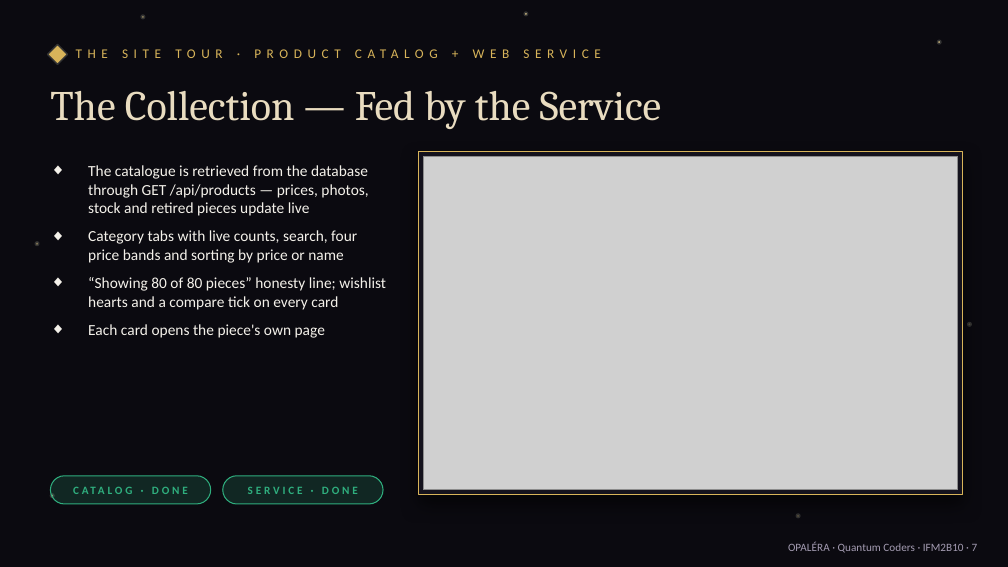
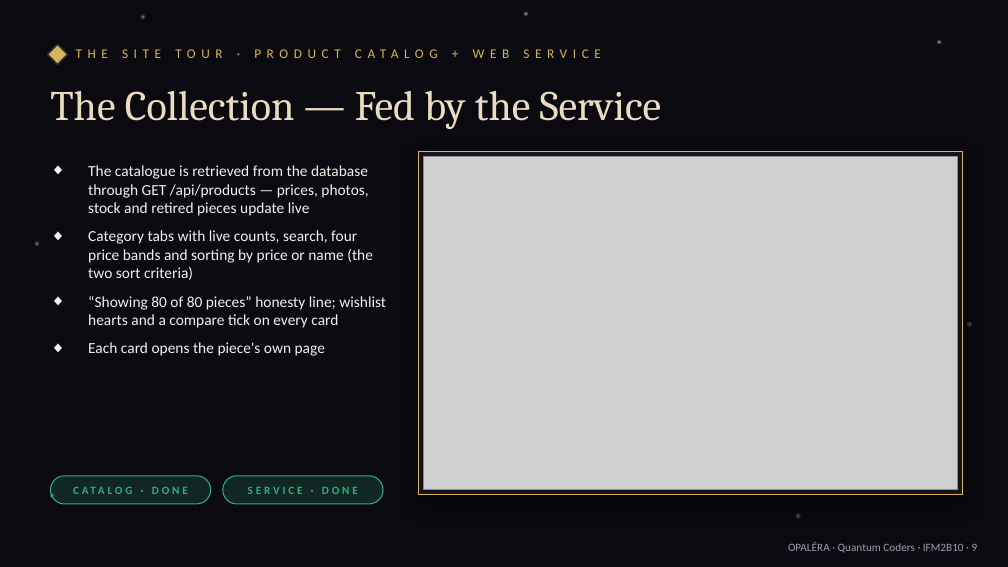
Before and after one commit to Thrivi17/Opalera, a slide deck: slide 9 of docs/OPALERA_Final_Presentation.pptx (slide 7 before the commit). Drawn at 1008x567 pixels with LibreOffice and Linux fonts; fonts in the diff are those of the drawing; grey boxes stand for pictures. Boxes give left, top, right and bottom in pixels: in the first picture for what was removed or moved away, otherwise in the second. Text is boxed around its words. In the diff, an @@ line names an element or a change of style, - is before the commit and + after.

```diff
--- a/docs/OPALERA_Final_Presentation.pptx
+++ b/docs/OPALERA_Final_Presentation.pptx
@@ text at <box>88,230,373,280</box>: text changed @@
-◆ Category tabs with live counts, search, four price bands and sorting by price or name
+◆ Category tabs with live counts, search, four price bands and sorting by price or name (the two sort criteria)
```
Also in this commit, not shown: 18 other slides changed, 8 slides added, 1 other file.
